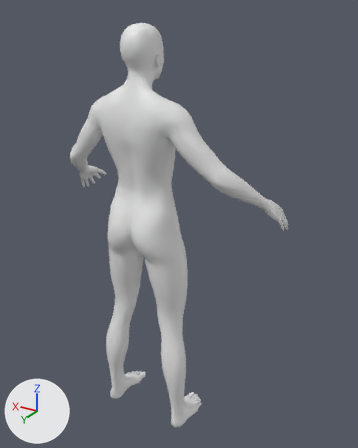
The glTF model game/assets/humans/half_giant_female_adult.glb: old version first, new version second.
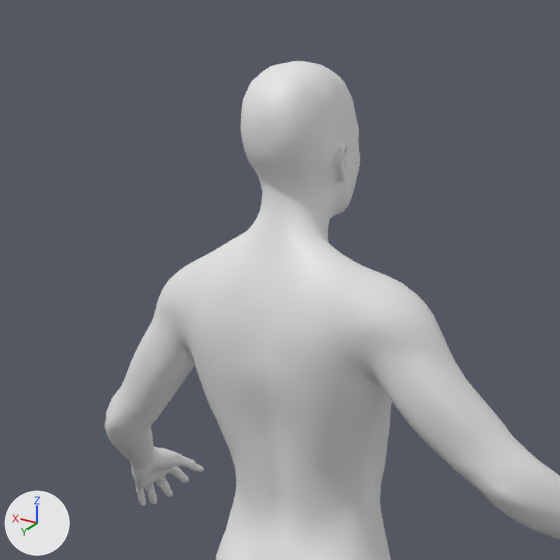
Each version appears first whole from a camera (50 mm lens) standing at (-1.468, 2.032, 2.38) and looking at (-0.1, -0.248, 1.24), and next in a close-up on the part from 9% to 66% of the width and 0% to 46% of the height. The axes (+X, +Y, +Z) are drawn at lower left. The lights are the same throughout. The last two pictures show the newer version. Materials are left out; every surface is plain grey. Vertices at exactly the same position are counted once.

Names of what the first close-up shows: 'Body'.
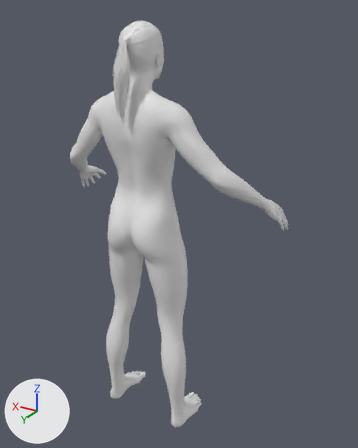
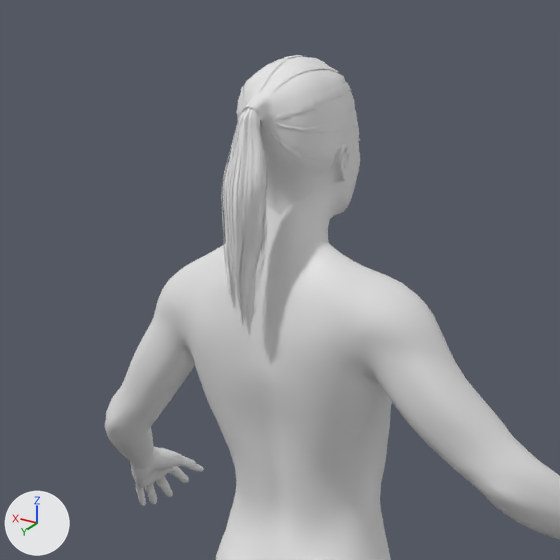
Pixel boxes [x1, y1, x2, y2] of what changed, in the close-ups (560 x 560 px):
'Body', reshaped: before [105, 61, 560, 560]; after [105, 55, 560, 560]
part 1 of me_mesh_0, added: after [221, 55, 360, 335]

The edits, one by one:
me_mesh_0 is used by ob_body; location (0.0, 0.0, 0.0).
me_mesh_0 had 13380 vertices, 26756 faces and spanned x -0.71..0.71, y -0.46..0.12, z 0.0..2.33.
me_mesh_0 now has 17528 vertices, 32832 faces and spans x -0.71..0.71, y -0.46..0.16, z 0.0..2.34.
me_mesh_0 part 1: 4148 vertices added at x -0.1..0.09, y -0.19..0.16, z 1.88..2.34.
